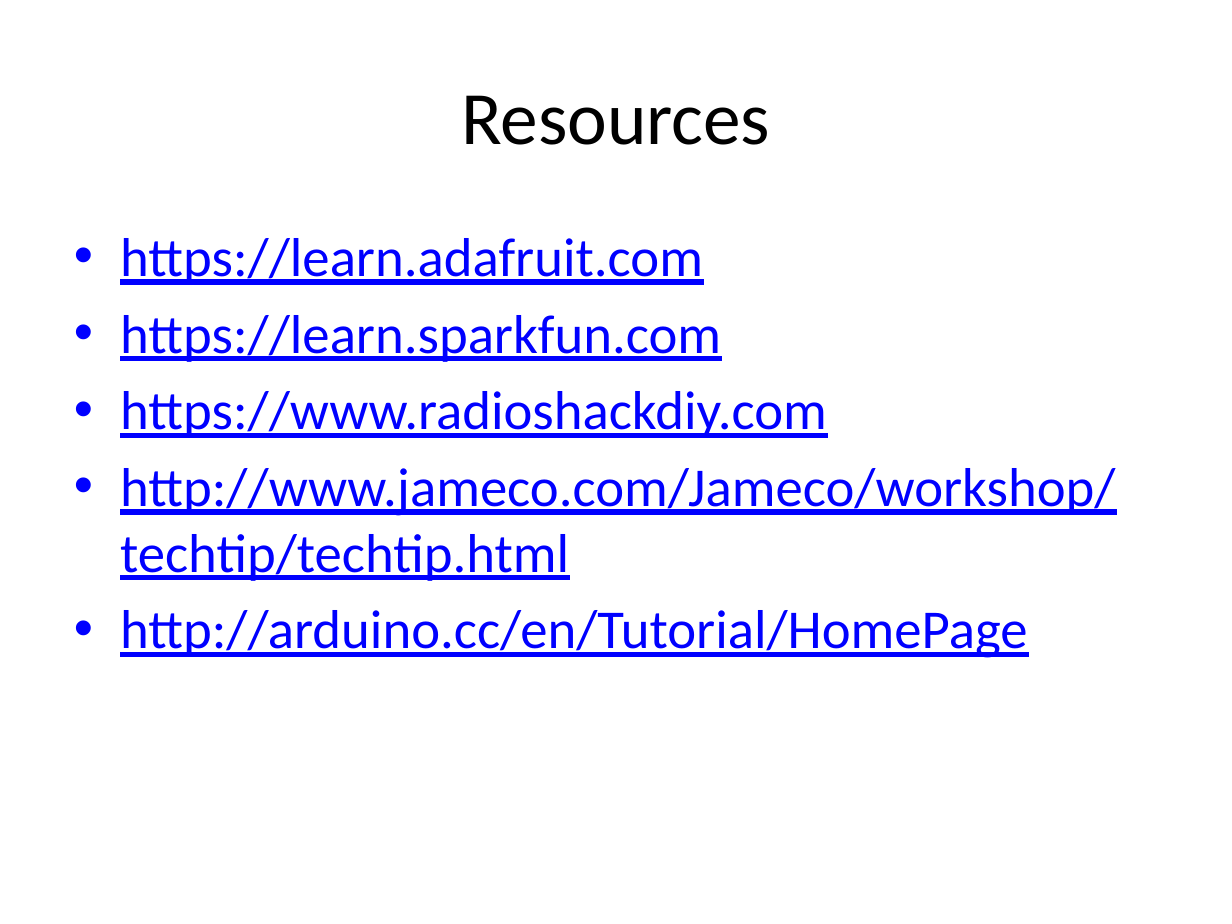
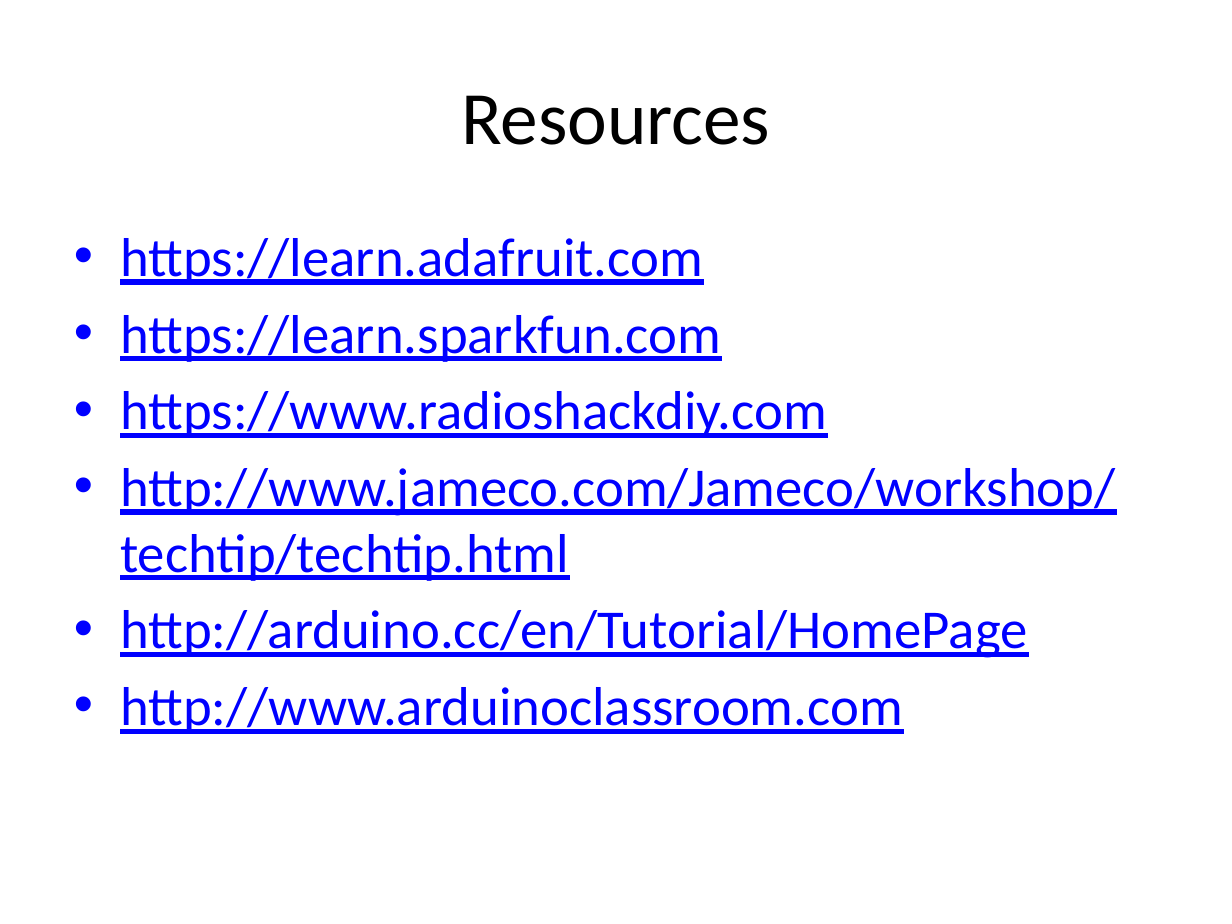
Before and after one commit to andaluri/ArduinoWorkshop1, a slide deck: slide 37 of ArduinoWorkshop1.pptx. Drawn at 1232x924 pixels with LibreOffice and Linux fonts; fonts in the diff are those of the drawing. Boxes give left, top, right and bottom in pixels: in the first picture for what was removed or moved away, otherwise in the second. Text is boxed around its words. In the diff, an @@ line names an element or a change of style, - is before the commit and + after.

Commit message:
Add link for ArduinoClassRoom.com

```diff
--- a/ArduinoWorkshop1.pptx
+++ b/ArduinoWorkshop1.pptx
@@ text at bbox=[120, 687, 903, 734]: paragraph added @@
+• http://www.arduinoclassroom.com
```
